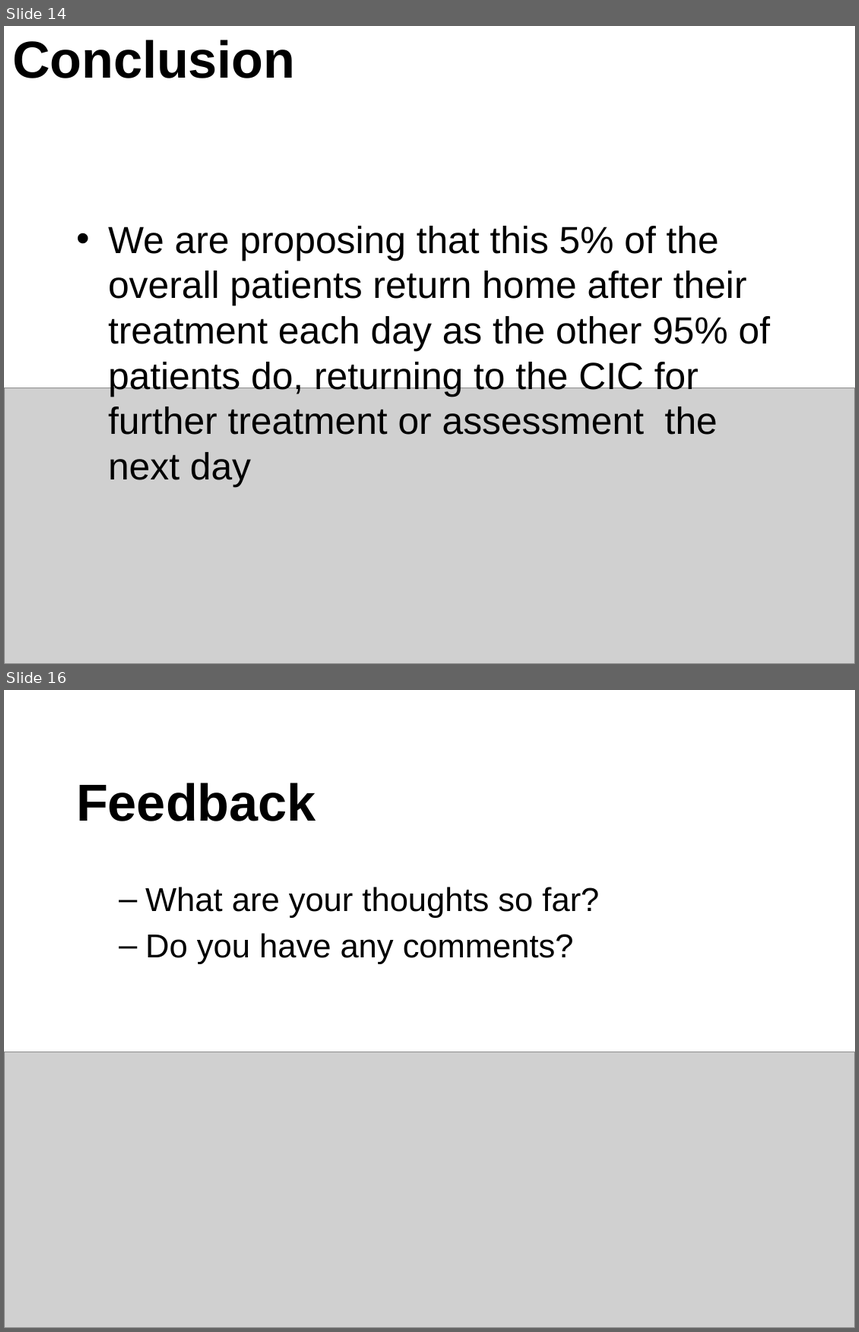
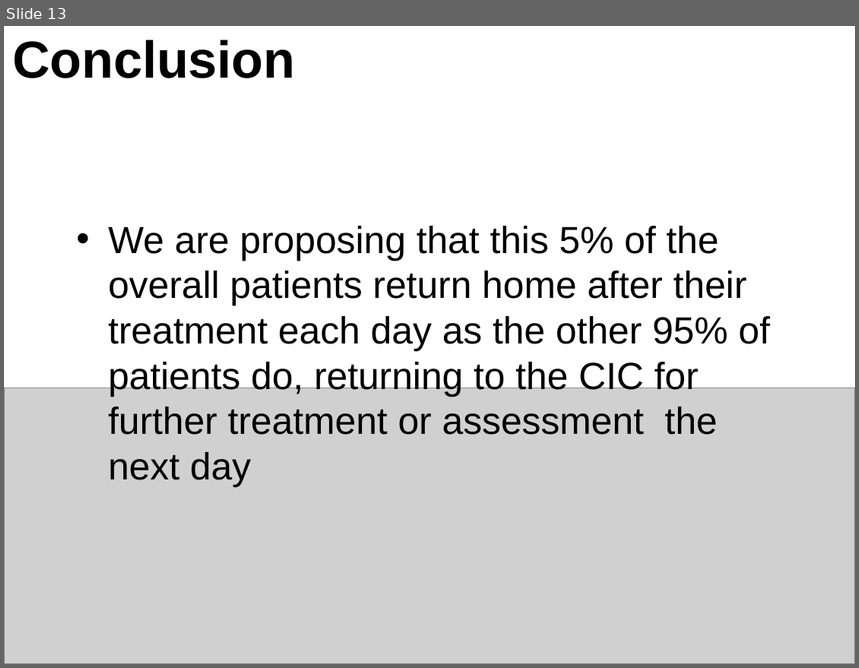
Before and after one commit to RMorton24/phs_group_project, a slide deck: Final Powerpoint presentation for 12.08.22.pptx. Shown one above the other, each under a label of ours: slides 14 and 16 before the commit, slide 13 after it; the slides between them are not shown. The pictures are 859x1332 and 859x668 pixels, drawn with LibreOffice and Linux fonts; fonts in the diff are those of the drawing; grey boxes stand for pictures. Boxes give left, top, right and bottom in pixels: in the first picture for what was removed or moved away, otherwise in the second. Text is boxed around its words. In the diff, an @@ line names an element or a change of style, - is before the commit and + after.

```diff
--- a/Final Powerpoint presentation for 12.08.22.pptx
+++ b/Final Powerpoint presentation for 12.08.22.pptx
@@ slide 16 removed at box(4, 690, 855, 1328), background #FFFFFF @@
@@ title removed at box(76, 783, 316, 821) @@
-Feedback
@@ text removed at box(145, 887, 599, 964) @@
-  – What are your thoughts so far?
-  – Do you have any comments?
@@ picture removed at box(4, 1053, 855, 1328) @@
@@ what was slide 14 is now slide 13 @@
```
Also in this commit, not shown: 2 slides changed, 8 other slides removed, 1 other file.
